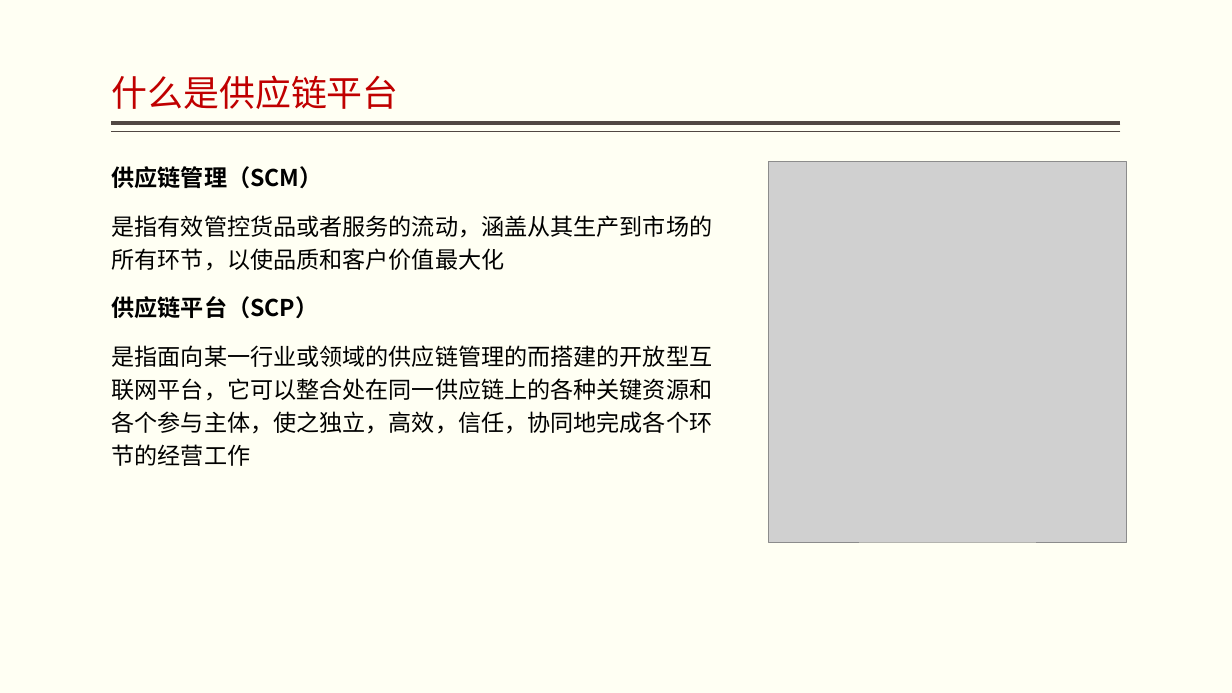
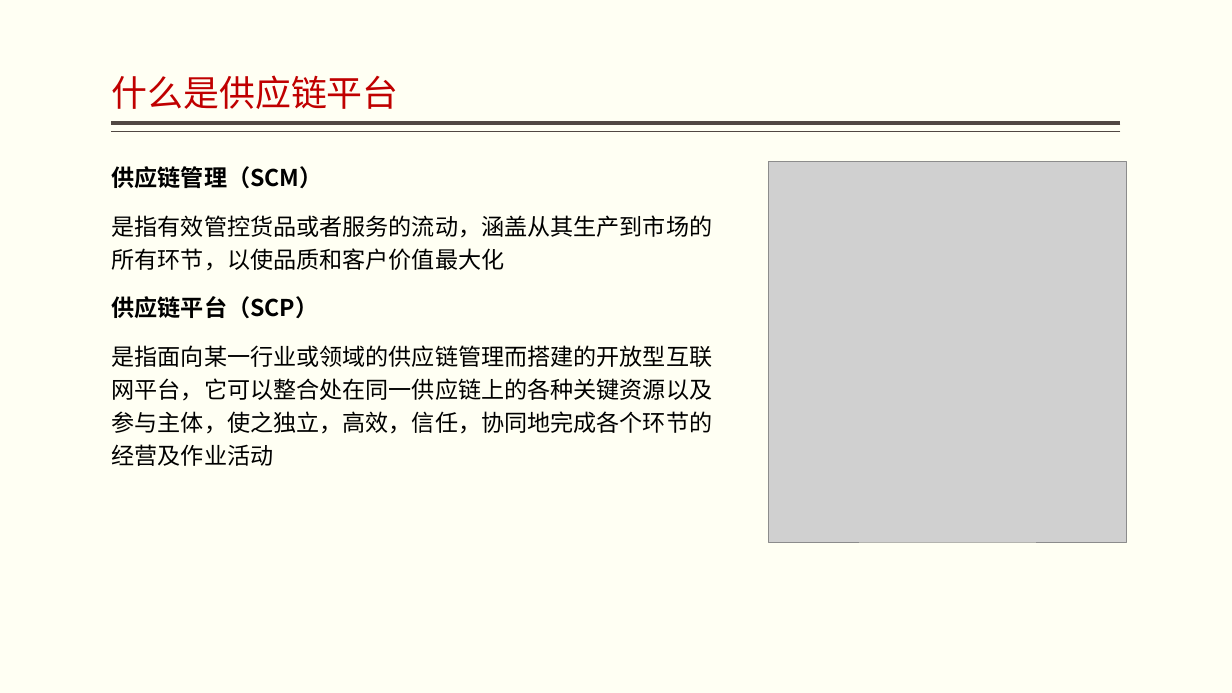
Before and after one commit to jzgi/chainfx, a slide deck: slide 2 of Docs/intro.pptx. Drawn at 1232x693 pixels with LibreOffice and Linux fonts; fonts in the diff are those of the drawing; grey boxes stand for pictures. Boxes give left, top, right and bottom in pixels: in the first picture for what was removed or moved away, otherwise in the second. Text is boxed around its words. In the diff, an @@ line names an element or a change of style, - is before the commit and + after.

```diff
--- a/Docs/intro.pptx
+++ b/Docs/intro.pptx
@@ text at box(112, 345, 713, 466): text changed @@
-是指面向某一行业或领域的供应链管理的而搭建的开放型互联网平台，它可以整合处在同一供应链上的各种关键资源和各个参与主体，使之独立，高效，信任，协同地完成各个环节的经营工作
+是指面向某一行业或领域的供应链管理而搭建的开放型互联网平台，它可以整合处在同一供应链上的各种关键资源以及参与主体，使之独立，高效，信任，协同地完成各个环节的经营及作业活动
```
Also in this commit, not shown: 2 other slides changed, 15 other files.
